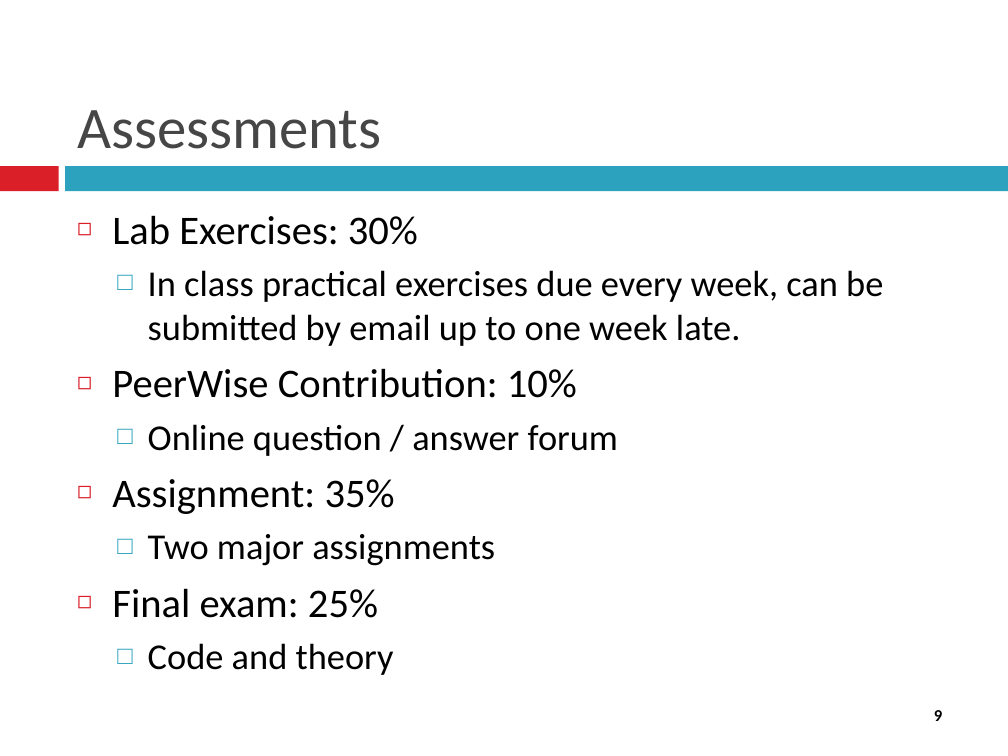
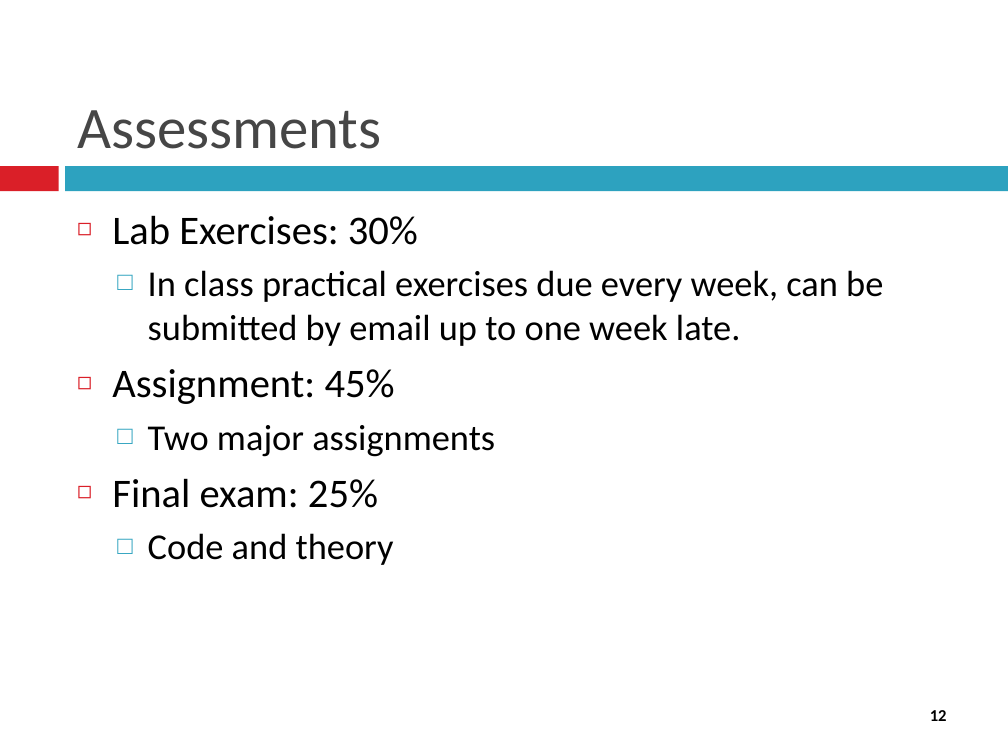
Before and after one commit to gareththomasnz/JAVAEE_Asst2, a slide deck: slide 12 of Documents/Week 1/EnterpriseJava1.pptx (slide 9 before the commit). Drawn at 1008x756 pixels with LibreOffice and Linux fonts; fonts in the diff are those of the drawing. Boxes give left, top, right and bottom in pixels: in the first picture for what was removed or moved away, otherwise in the second. Text is boxed around its words. In the diff, an @@ line names an element or a change of style, - is before the commit and + after.

```diff
--- a/Documents/Week 1/EnterpriseJava1.pptx
+++ b/Documents/Week 1/EnterpriseJava1.pptx
@@ text at <box>112,369,395,404</box>: text changed @@
-◻ PeerWise Contribution: 10%
-  □ Online question / answer forum
-◻ Assignment: 35%
+◻ Assignment: 45%
@@ page number at <box>930,710,947,721</box>: text changed @@
-9
+12
```
Also in this commit, not shown: 3 other slides changed.
